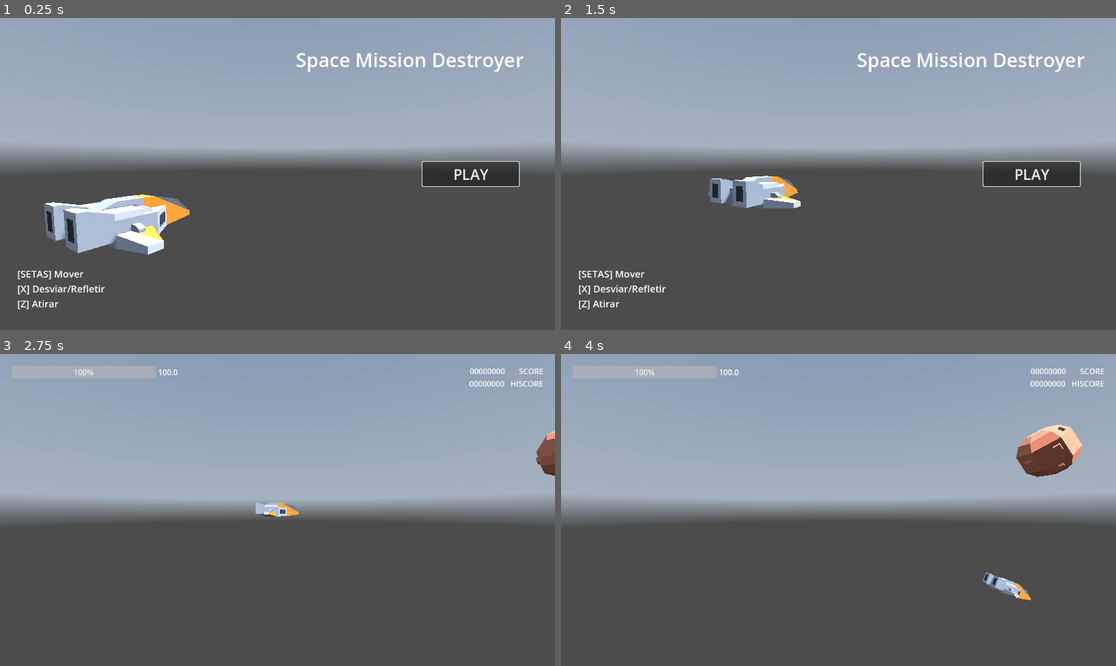
Above: before the commit, frames 1-4 (two rows, left to right).
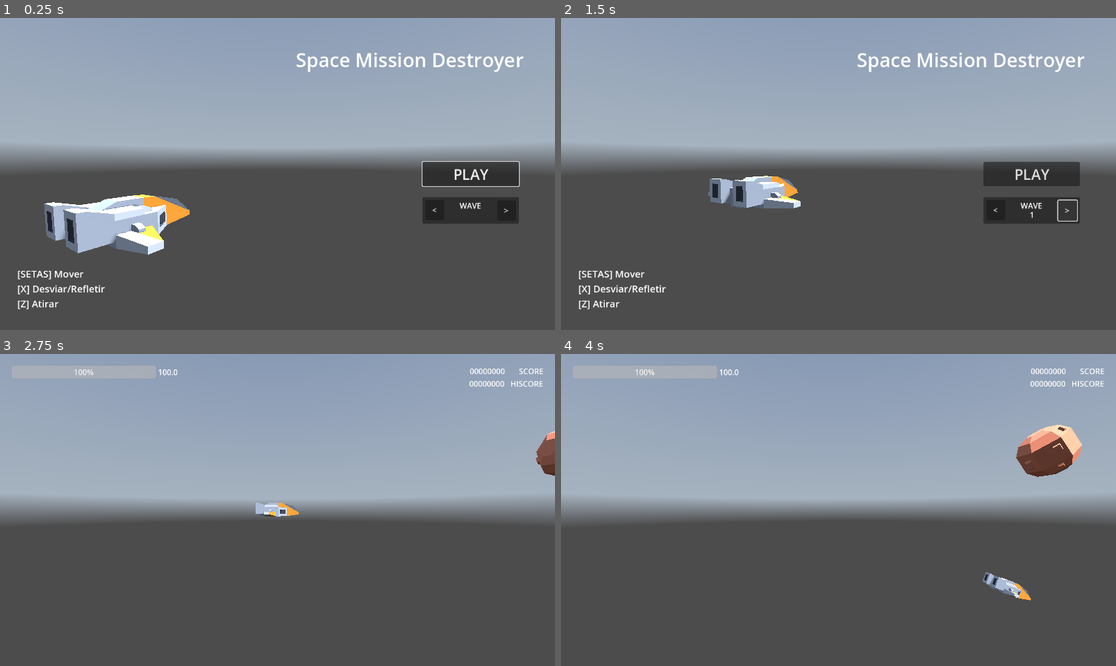
Above: after the commit, the same moments.

Repository: thomz2/smd-space-shooter
Game: Godot game, scene res://scenes/screens/main_menu.tscn
Same seed, same stepped clock (60 frames per second), same inputs: the game is played once before the commit and once after it. A sky picture missing from this copy of the repository is replaced by a grey-blue gradient.
Inputs (mouse positions are in pixels of both pictures, inside the frame that each line leads up to):
- Up to frame 1 (0.25 s): no input
- Up to frame 2 (1.5 s): click (993, 211) at 0.5 s, where only the run after the commit has a clickable "<"; click (1066, 211) at 1.25 s, where only the run after the commit has a clickable ">"
- Up to frame 3 (2.75 s): click "PLAY" at 2 s
- Up to frame 4 (4 s): tap Enter at 2.75 s; move the mouse to (960, 494) at 2.77 s; hold Right (ui_right) 2.78-3.53 s; tap X (dodge) at 2.85 s; move the mouse to (727, 525) at 3.52 s; hold Down (ui_down) from 3.53 s (still down); tap Z (shoot) at 3.6 s

The runs differ from the first frame. In frame 1, 1.5% of the frame differs, in the area x 76-94%, y 57-66%; in frame 2, 1.3%; in frame 3, less than 0.1%; in frame 4, less than 0.1%.

Commit message:
changing wave on main_menu

Diff:
--- a/scenes/enemies/spawner.gd
+++ b/scenes/enemies/spawner.gd
@@ -15,8 +15,8 @@
 
 @export var waves_timer : Timer
 
-
 func _ready():
+	GameManager.wave -= 1 # Gambiarra
 	add_to_group("level")
 	waves_timer.timeout.connect(_on_in_between_waves_timeout)
 
@@ -56,9 +56,9 @@
 		if current_enemy_count < max_enemies_on_screen:
 			var monster : CombatCharacter3D = get_random_monster().instantiate()
 
-			var spawn_length = self.get_child_count()-1 #we check the amount of children on our spawn holder
-			var rand_num = rand.randi_range(0,spawn_length) #then make a random number in that range
-			var spawn_postion = self.get_child(rand_num).global_position #We use that number to randomly select a spawner node position to use
+			var spawn_length = self.get_child_count()-1
+			var rand_num = rand.randi_range(0,spawn_length)
+			var spawn_postion = self.get_child(rand_num).global_position
 
 			get_tree().current_scene.add_child(monster)
 			monster.global_position = spawn_postion
--- a/scenes/screens/main_menu.gd
+++ b/scenes/screens/main_menu.gd
@@ -32,4 +32,4 @@
 func _on_btn_play_pressed() -> void:
 	## Change to game scene;
 	get_tree().change_scene_to_file("res://scenes/map/test_infinity.tscn")
-	GameManager.wave = 0 ## TODO: set the starting wave to be the selected one in a menu
+	# GameManager.wave = 0 ## TODO: set the starting wave to be the selected one in a menu
--- a/scenes/screens/main_menu.tscn
+++ b/scenes/screens/main_menu.tscn
@@ -1,9 +1,10 @@
-[gd_scene load_steps=5 format=3 uid="uid://m2rahrkm0b67"]
+[gd_scene load_steps=6 format=3 uid="uid://m2rahrkm0b67"]
 
 [ext_resource type="Script" path="res://scenes/screens/main_menu.gd" id="1_es5ga"]
 [ext_resource type="ArrayMesh" uid="uid://dkd8hw6c0wt0n" path="res://assets/kenney_spaceships/craft_speederA.obj" id="1_ix8oe"]
 [ext_resource type="Environment" uid="uid://dmky6ixl1xvdh" path="res://assets/resources/space_environment.tres" id="2_l2sli"]
 [ext_resource type="PackedScene" uid="uid://cvya6ox4fom6q" path="res://scenes/player/player.tscn" id="4_xj2e0"]
+[ext_resource type="Script" path="res://scenes/screens/wave_selection.gd" id="5_lvujf"]
 
 [node name="MainMenu" type="Node3D"]
 transform = Transform3D(1, 0.000381121, -2.96111e-05, -0.000381114, 1, 0.000210377, 2.97115e-05, -0.000210363, 1, 0, 0, 0)
@@ -80,4 +81,64 @@
 [node name="PlayerTarget" type="Marker3D" parent="."]
 transform = Transform3D(1, -1.63245e-10, 1.09139e-11, 7.04592e-12, 1, 0, -1.09139e-11, 0, 1, -1.81153, 0.389235, -0.300709)
 
+[node name="Panel" type="Panel" parent="."]
+offset_left = 877.0
+offset_top = 372.0
+offset_right = 1077.0
+offset_bottom = 427.0
+script = ExtResource("5_lvujf")
+
+[node name="LeftButton" type="Button" parent="Panel"]
+layout_mode = 1
+anchors_preset = -1
+anchor_left = 0.36
+anchor_top = 0.218
+anchor_right = 0.555
+anchor_bottom = 0.982
+offset_left = -66.0
+offset_top = -5.99
+offset_right = -66.0
+offset_bottom = -6.01
+text = "<"
+
+[node name="RightButton" type="Button" parent="Panel"]
+layout_mode = 1
+anchors_preset = -1
+anchor_left = 0.36
+anchor_top = 0.218
+anchor_right = 0.555
+anchor_bottom = 0.982
+offset_left = 83.0
+offset_top = -4.99
+offset_right = 83.0
+offset_bottom = -5.01
+text = ">"
+
+[node name="WaveLabel" type="Label" parent="Panel"]
+layout_mode = 1
+anchors_preset = -1
+anchor_top = 0.273
+anchor_right = 1.0
+anchor_bottom = 0.691
+offset_left = 77.0
+offset_top = -9.015
+offset_right = -78.0
+offset_bottom = -9.005
+text = "WAVE"
+horizontal_alignment = 1
+vertical_alignment = 2
+
+[node name="LevelLabel" type="Label" parent="Panel"]
+layout_mode = 1
+anchors_preset = -1
+anchor_top = 0.273
+anchor_right = 1.0
+anchor_bottom = 0.691
+offset_left = 81.0
+offset_top = 9.985
+offset_right = -79.0
+offset_bottom = 9.995
+horizontal_alignment = 1
+vertical_alignment = 2
+
 [editable path="Player"]
--- /dev/null
+++ b/scenes/screens/wave_selection.gd
@@ -0,0 +1,21 @@
+extends Panel
+
+@onready var button_increase: Button = $RightButton
+@onready var button_decrease: Button = $LeftButton
+
+func _ready() -> void:
+	GameManager.wave = 0
+	button_increase.pressed.connect(_on_button_increase_pressed)
+	button_decrease.pressed.connect(_on_button_decrease_pressed)
+
+func _on_button_increase_pressed() -> void:
+	GameManager.wave += 1
+	update_state()
+
+func _on_button_decrease_pressed() -> void:
+	if (GameManager.wave > 0):
+		GameManager.wave -= 1
+	update_state()
+
+func update_state() -> void:
+	$LevelLabel.text = str(GameManager.wave)
Not shown: 1 places in scenes/player/player.tscn that only renumber resources
